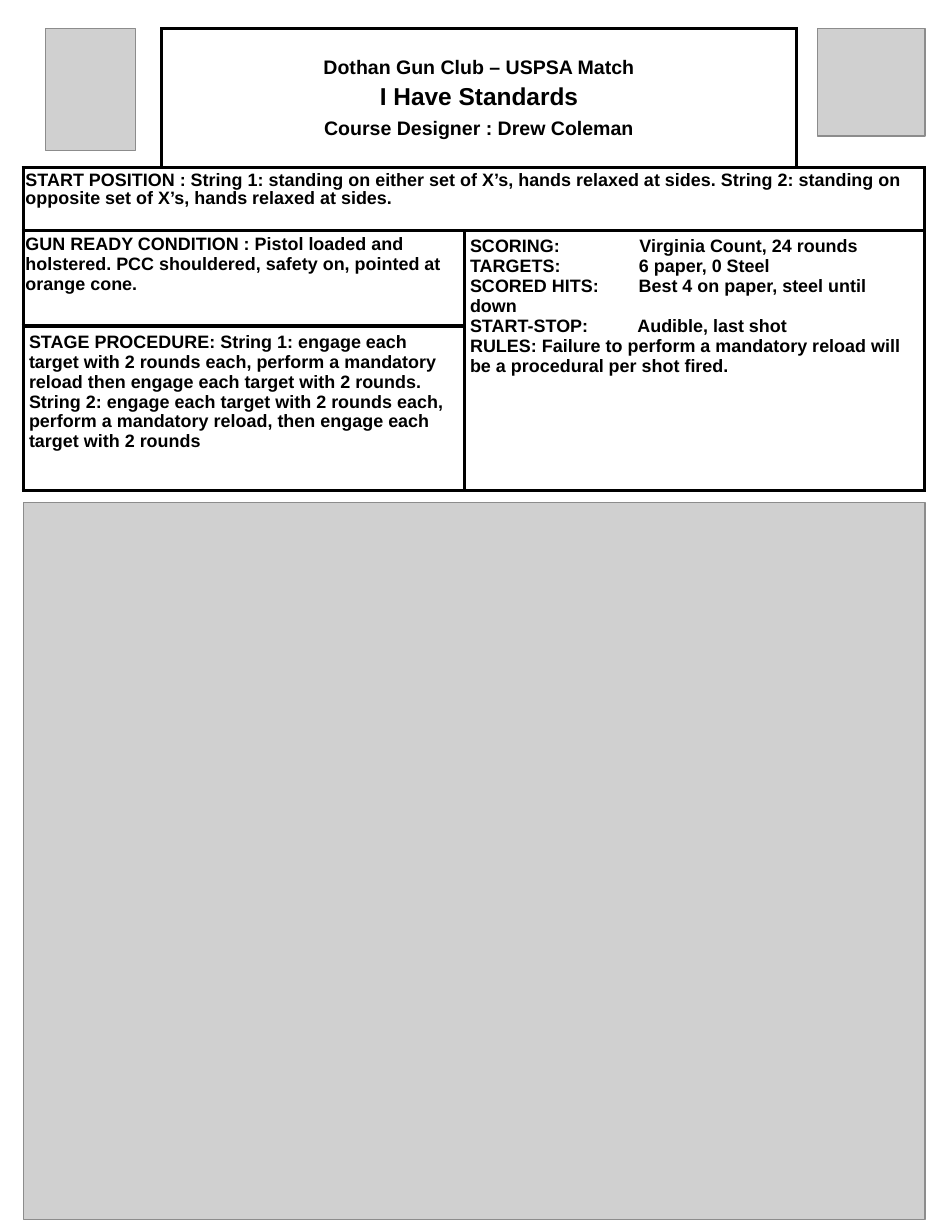
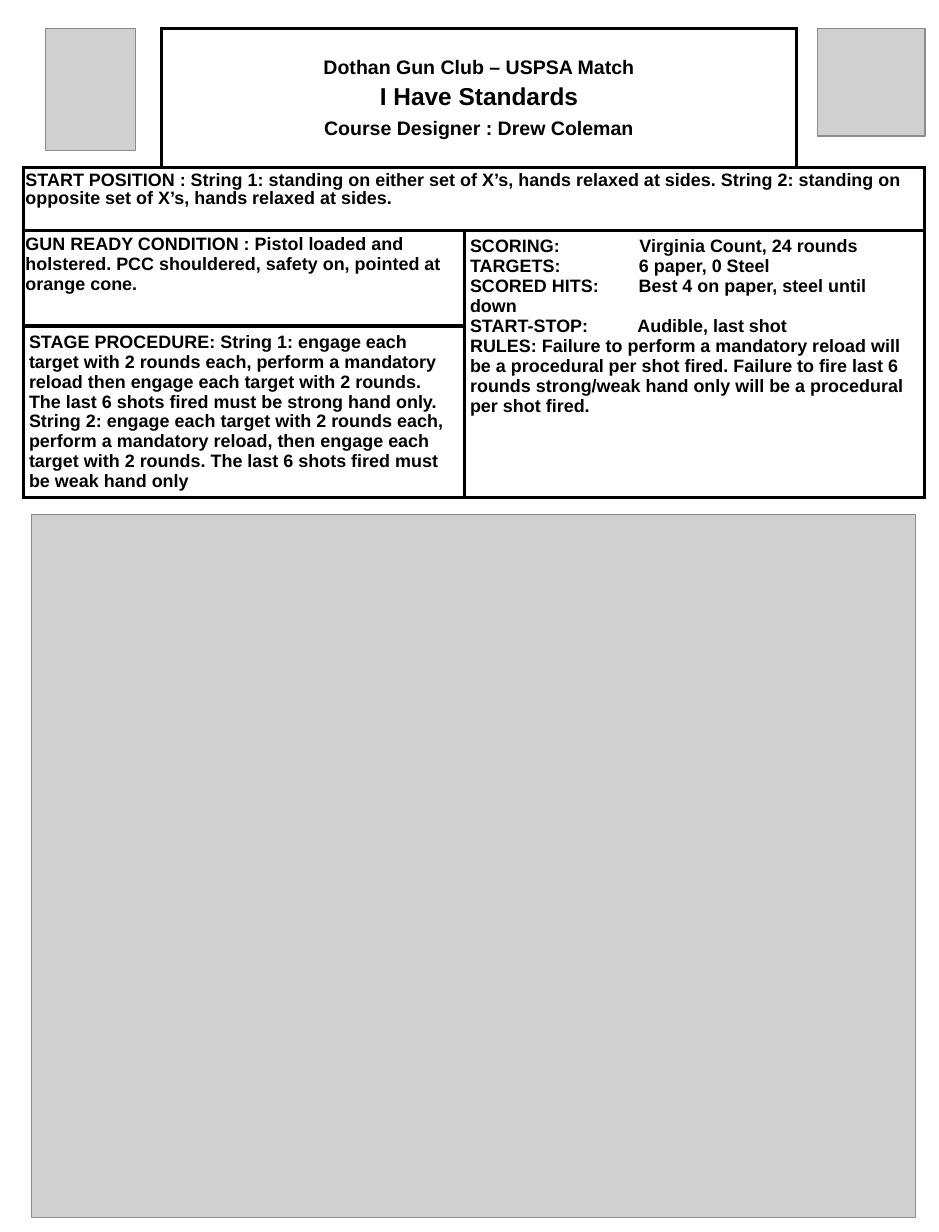
Before and after one commit to bagellord/USPSA-Stages, a slide deck: slide 1 of 21-25 rounds/I Have Standards - 24 Rounds - Virginia Count/I Have Standards.pptx. Drawn at 939x1232 pixels with LibreOffice and Linux fonts; fonts in the diff are those of the drawing; grey boxes stand for pictures. Boxes give left, top, right and bottom in pixels: in the first picture for what was removed or moved away, otherwise in the second. Text is boxed around its words. In the diff, an @@ line names an element or a change of style, - is before the commit and + after.

Commit message:
Updated some stages for flow/legality/fun

```diff
--- a/21-25 rounds/I Have Standards - 24 Rounds - Virginia Count/I Have Standards.pptx
+++ b/21-25 rounds/I Have Standards - 24 Rounds - Virginia Count/I Have Standards.pptx
@@ table at (x1=23, y1=28, x2=926, y2=516) @@
-row 3, column 3: SCORING: Virginia Count, 24 rounds / TARGETS: 6 paper, 0 Steel / SCORED HITS: Best 4 on paper, steel until down / START-STOP: Audible, last shot / RULES: Failure to perform a mandatory reload will be a procedural per shot fired.
+row 3, column 3: SCORING: Virginia Count, 24 rounds / TARGETS: 6 paper, 0 Steel / SCORED HITS: Best 4 on paper, steel until down / START-STOP: Audible, last shot / RULES: Failure to perform a mandatory reload will be a procedural per shot fired. Failure to fire last 6 rounds strong/weak hand only will be a procedural per shot fired.
-row 4, column 1: STAGE PROCEDURE: String 1: engage each target with 2 rounds each, perform a mandatory reload then engage each target with 2 rounds. String 2: engage each target with 2 rounds each, perform a mandatory reload, then engage each target with 2 rounds
+row 4, column 1: STAGE PROCEDURE: String 1: engage each target with 2 rounds each, perform a mandatory reload then engage each target with 2 rounds. The last 6 shots fired must be strong hand only. String 2: engage each target with 2 rounds each, perform a mandatory reload, then engage each target with 2 rounds. The last 6 shots fired must be weak hand only
@@ picture resized from (x1=23, y1=502, x2=925, y2=1220) to (x1=32, y1=515, x2=917, y2=1218) @@
```
Also in this commit, not shown: 7 other files.
